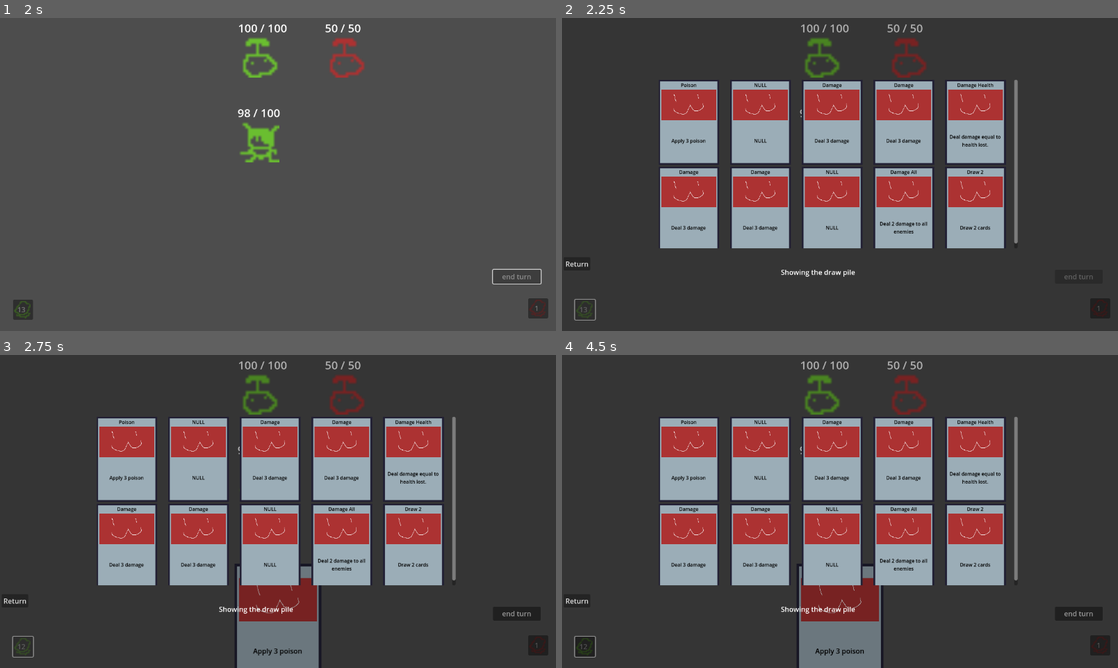
Above: before the commit, frames 1-4 (two rows, left to right).
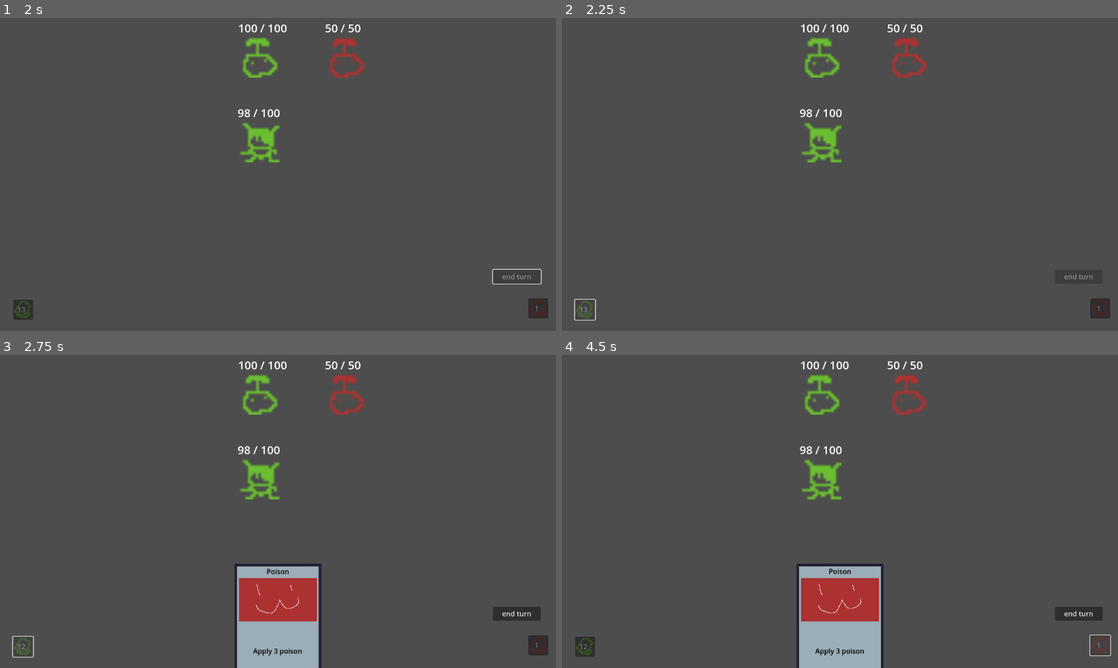
Above: after the commit, the same moments.

Repository: Saplings-Projects/1M_sub
Game: Godot game, scene res://#Scenes/TestingScene.tscn
The game is run twice, just before and just after one commit, with the same random seed, the same clock (stepped at 60 frames per second) and the same inputs.
Inputs (mouse positions are in pixels of both pictures, inside the frame that each line leads up to):
- Up to frame 1 (2 s): click (278, 287) at 0.5 s; click "end turn" at 1.25 s
- Up to frame 2 (2.25 s): click "13" at 2 s
- Up to frame 3 (2.75 s): no input
- Up to frame 4 (4.5 s): click "12" at 2.75 s; click (584, 646) at 3.52 s; click "1" at 4.25 s

Frame 1 is identical in both runs. In frame 2, 31% of the frame differs, in the area x 0-99%, y 2-97%; in frame 3, 35%; in frame 4, 35%, in the area x 0-99%, y 2-100%.
Error after the commit: Parse Error: Function "control_cardworld()" not found in base self. (res://UI/CardScrollUI.gd:47)

Commit message:
Deleted a function that is irrelevant.

Diff:
--- a/UI/CardScrollUI.gd
+++ b/UI/CardScrollUI.gd
@@ -47,19 +47,3 @@
 		$ScrollContainer/GridContainer.add_child(control_cardworld(cardworld))
 
 		cardworld.init_card(card)
-
-
-
-
-func control_cardworld(card: CardWorld) -> Control:
-
-	var control: Control = Control.new()
-	var cardui: Control = card.get_children()[2] # Gets the control node CardUI
-
-	control.size = cardui.size
-	cardui.position =  Vector2(3, 4)
-	cardui.scale = Vector2(.7, .7)
-
-	control.add_child(card)
-
-	return control
